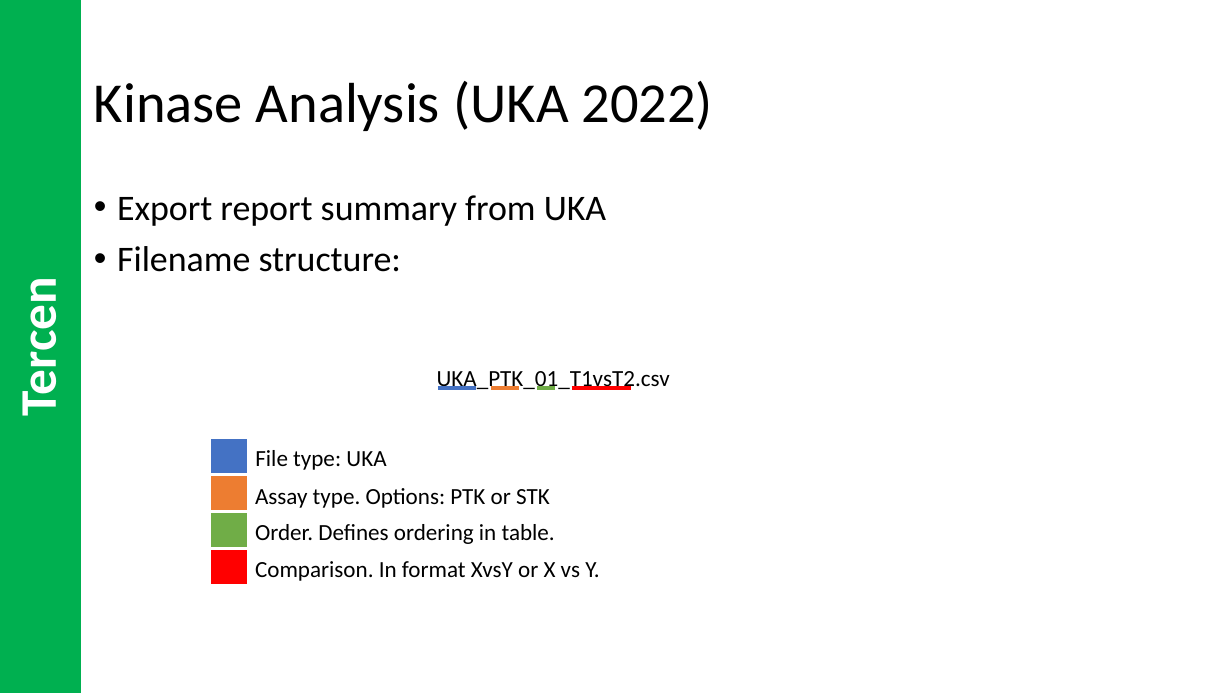
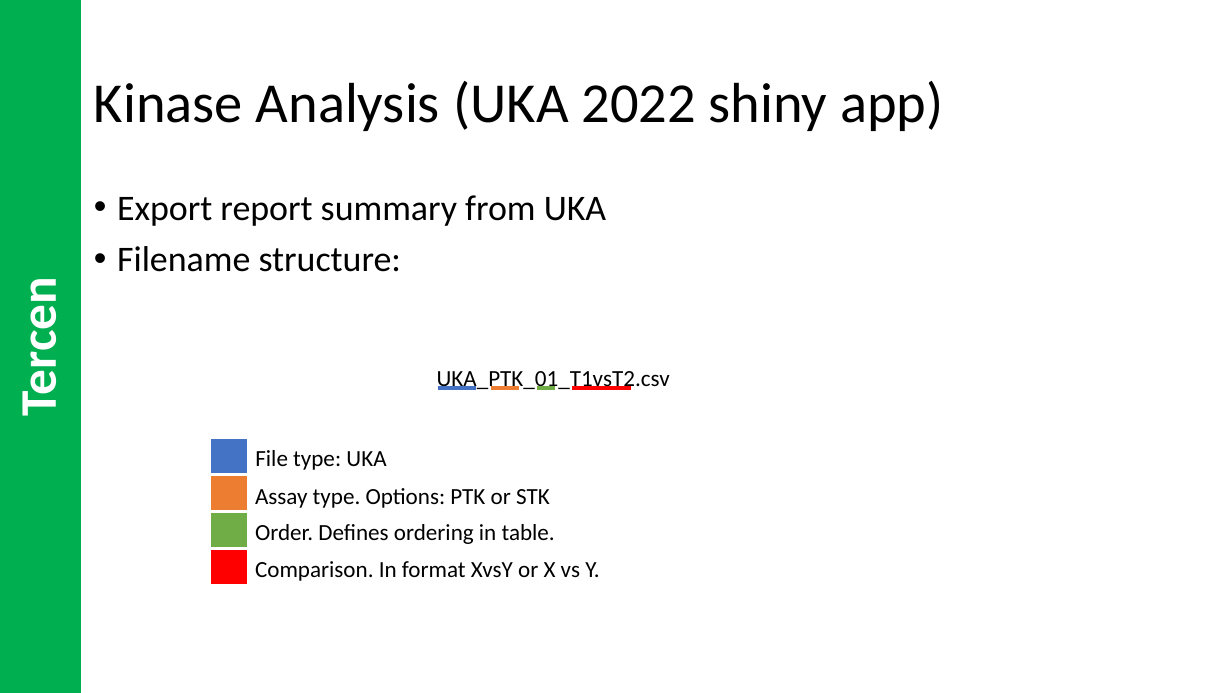
Before and after one commit to pamgene/autoreport2023, a slide deck: slide 8 of ref/HowToUse.pptx (slide 7 before the commit). Drawn at 1232x693 pixels with LibreOffice and Linux fonts; fonts in the diff are those of the drawing. Boxes give left, top, right and bottom in pixels: in the first picture for what was removed or moved away, otherwise in the second. Text is boxed around its words. In the diff, an @@ line names an element or a change of style, - is before the commit and + after.

```diff
--- a/ref/HowToUse.pptx
+++ b/ref/HowToUse.pptx
@@ title at box(94, 81, 943, 131): text changed @@
-Kinase Analysis (UKA 2022)
+Kinase Analysis (UKA 2022 shiny app)
```
Also in this commit, not shown: 1 other slide changed, 1 slide added, 7 other files.
